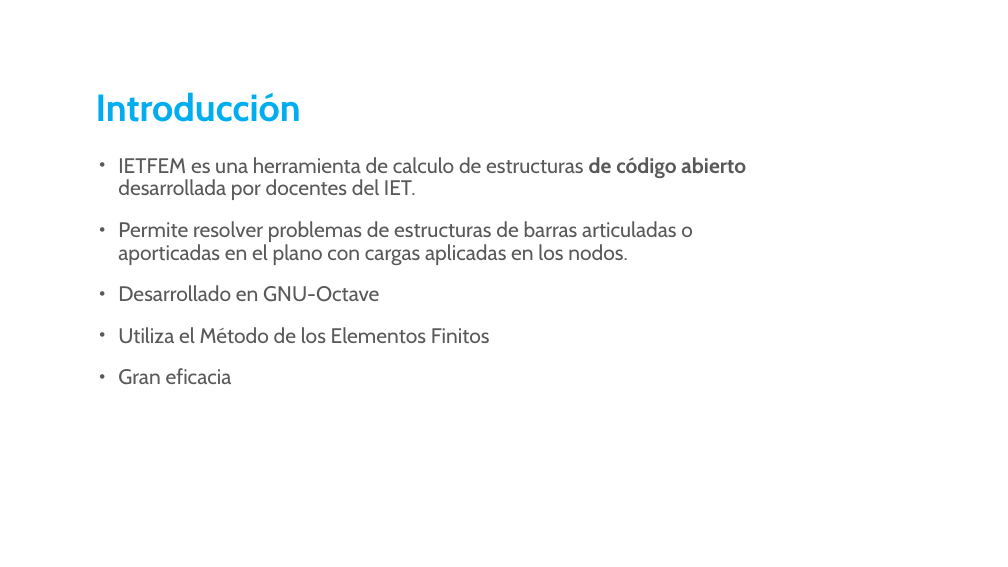
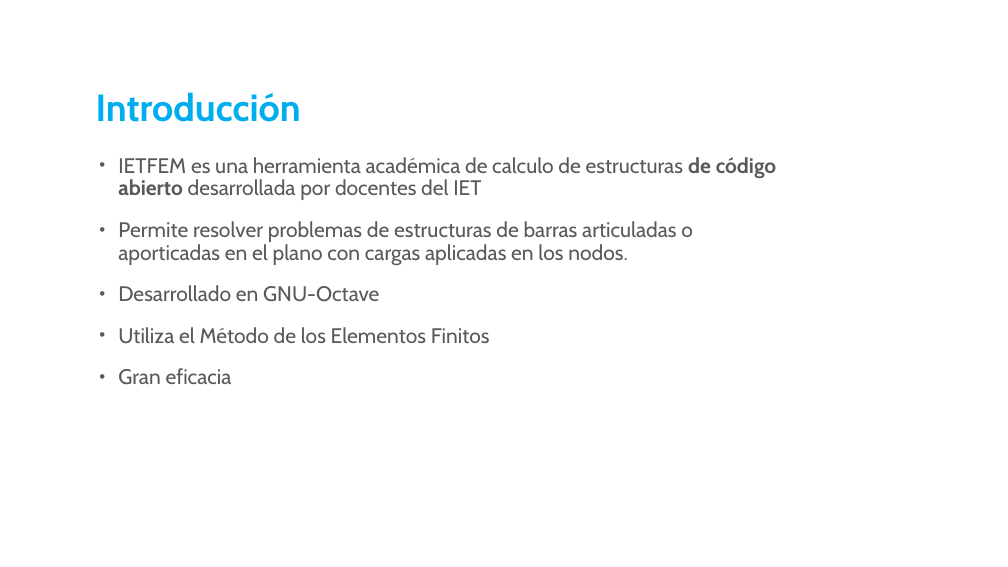
Before and after one commit to oliveraRafa/IETFEM, a slide deck: slide 6 of Tesis/Tesis.pptx (slide 5 before the commit). Drawn at 1008x567 pixels with LibreOffice and Linux fonts; fonts in the diff are those of the drawing; background and template pictures are left out. Boxes give left, top, right and bottom in pixels: in the first picture for what was removed or moved away, otherwise in the second. Text is boxed around its words. In the diff, an @@ line names an element or a change of style, - is before the commit and + after.

```diff
--- a/Tesis/Tesis.pptx
+++ b/Tesis/Tesis.pptx
@@ text at box(118, 157, 776, 200): text changed @@
-• IETFEM es una herramienta de calculo de estructuras de código abierto desarrollada por docentes del IET.
+• IETFEM es una herramienta académica de calculo de estructuras de código abierto desarrollada por docentes del IET
```
Also in this commit, not shown: 8 other slides changed, 6 slides added, 4 slides removed, 2 other files.
